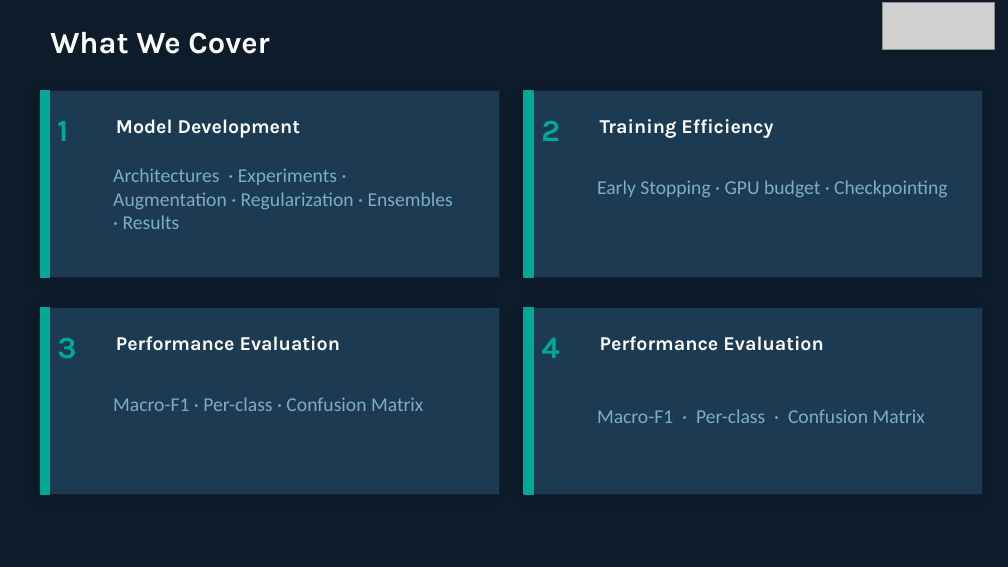
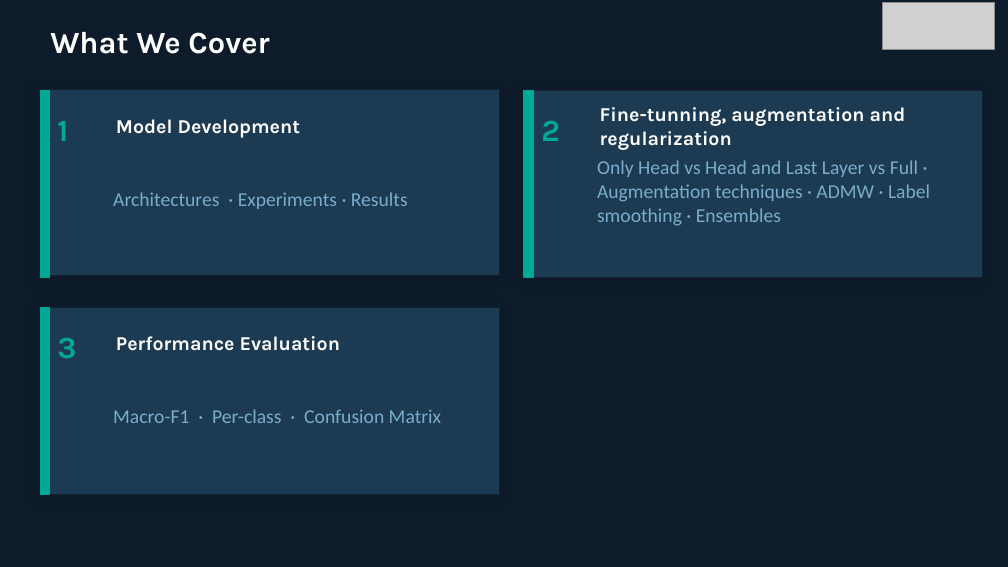
Before and after one commit to fmssilva/DL_Proj, a slide deck: slide 2 of assignment_1/task3/Task3_report.pptx. Drawn at 1008x567 pixels with LibreOffice and Linux fonts; fonts in the diff are those of the drawing; grey boxes stand for pictures. Boxes give left, top, right and bottom in pixels: in the first picture for what was removed or moved away, otherwise in the second. Text is boxed around its words. In the diff, an @@ line names an element or a change of style, - is before the commit and + after.

```diff
--- a/assignment_1/task3/Task3_report.pptx
+++ b/assignment_1/task3/Task3_report.pptx
@@ text at (x1=600, y1=107, x2=906, y2=150): text changed @@
-Training Efficiency
+Fine-tunning, augmentation and regularization
@@ text at (x1=597, y1=160, x2=930, y2=226): text changed @@
-Early Stopping · GPU budget · Checkpointing
+Only Head vs Head and Last Layer vs Full · Augmentation techniques · ADMW · Label smoothing · Ensembles
@@ text at (x1=113, y1=192, x2=408, y2=209): text changed @@
-Architectures · Experiments · Augmentation · Regularization · Ensembles · Results
+Architectures · Experiments · Results
@@ rectangle removed at (x1=524, y1=307, x2=983, y2=494) @@
@@ rectangle removed at (x1=524, y1=307, x2=533, y2=494) @@
@@ text removed at (x1=541, y1=338, x2=559, y2=358) @@
-4
@@ text removed at (x1=600, y1=336, x2=823, y2=351) @@
-Performance Evaluation
@@ text "Macro-F1 · Per-class · Confusion ..." rewrapped from (x1=113, y1=397, x2=423, y2=411) to (x1=113, y1=409, x2=441, y2=423) @@
@@ text removed at (x1=597, y1=409, x2=925, y2=423) @@
-Macro-F1 · Per-class · Confusion Matrix
```
Also in this commit, not shown: 16 other slides changed, 10 slides added, 9 slides removed.
